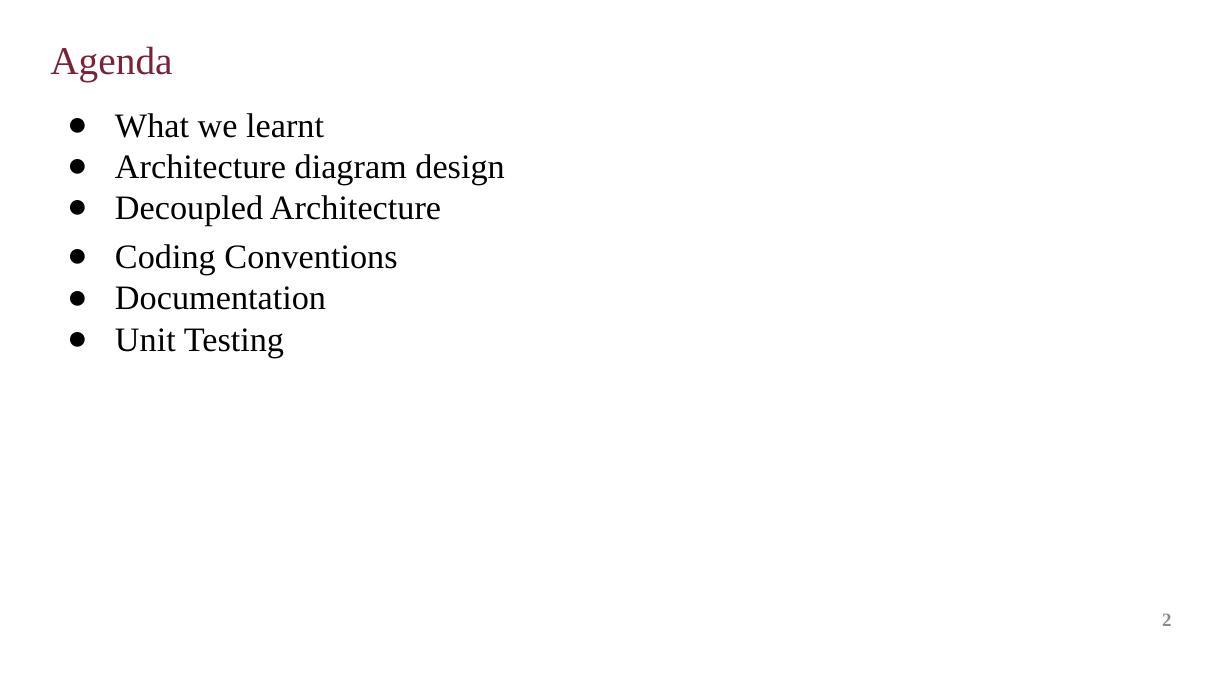
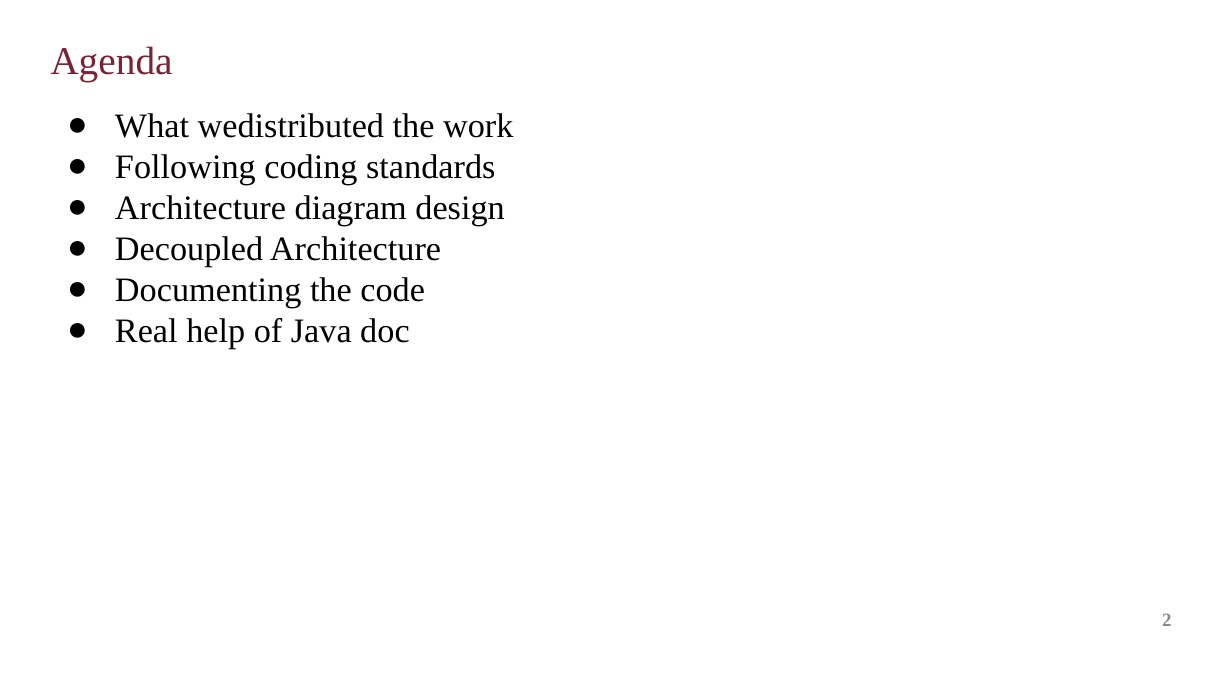
Before and after one commit to amir-zad-1/Java-Risk-Strategy-Game, a slide deck: slide 2 of soen6441/presentation/Build1 (1).pptx. Drawn at 1232x693 pixels with LibreOffice and Linux fonts; fonts in the diff are those of the drawing; background and template pictures are left out. Boxes give left, top, right and bottom in pixels: in the first picture for what was removed or moved away, otherwise in the second. Text is boxed around its words. In the diff, an @@ line names an element or a change of style, - is before the commit and + after.

Commit message:
Presentation is updated

```diff
--- a/soen6441/presentation/Build1 (1).pptx
+++ b/soen6441/presentation/Build1 (1).pptx
@@ text at [115, 113, 513, 185]: text changed @@
-● What we learnt
+● What wedistributed the work
+● Following coding standards
@@ text at [115, 277, 425, 349]: text changed @@
-● Coding Conventions
-● Documentation
-● Unit Testing
+● Documenting the code
+● Real help of Java doc
```
Also in this commit, not shown: 1 slide added.
